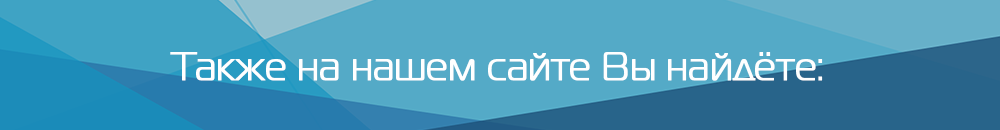
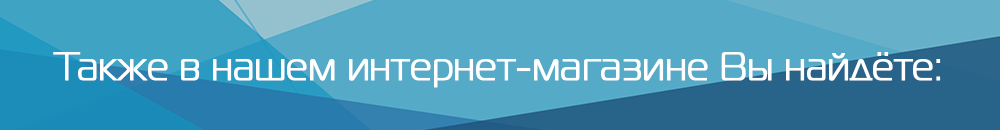
Before/after of a w=1000, h=130 layered artwork. What changed in the layer stack:
renamed "Также на нашем сайте Вы найдёте:" to "Также в нашем интернет-магазине Вы найдёте:", painted on it over [53, 52, 941, 88]
